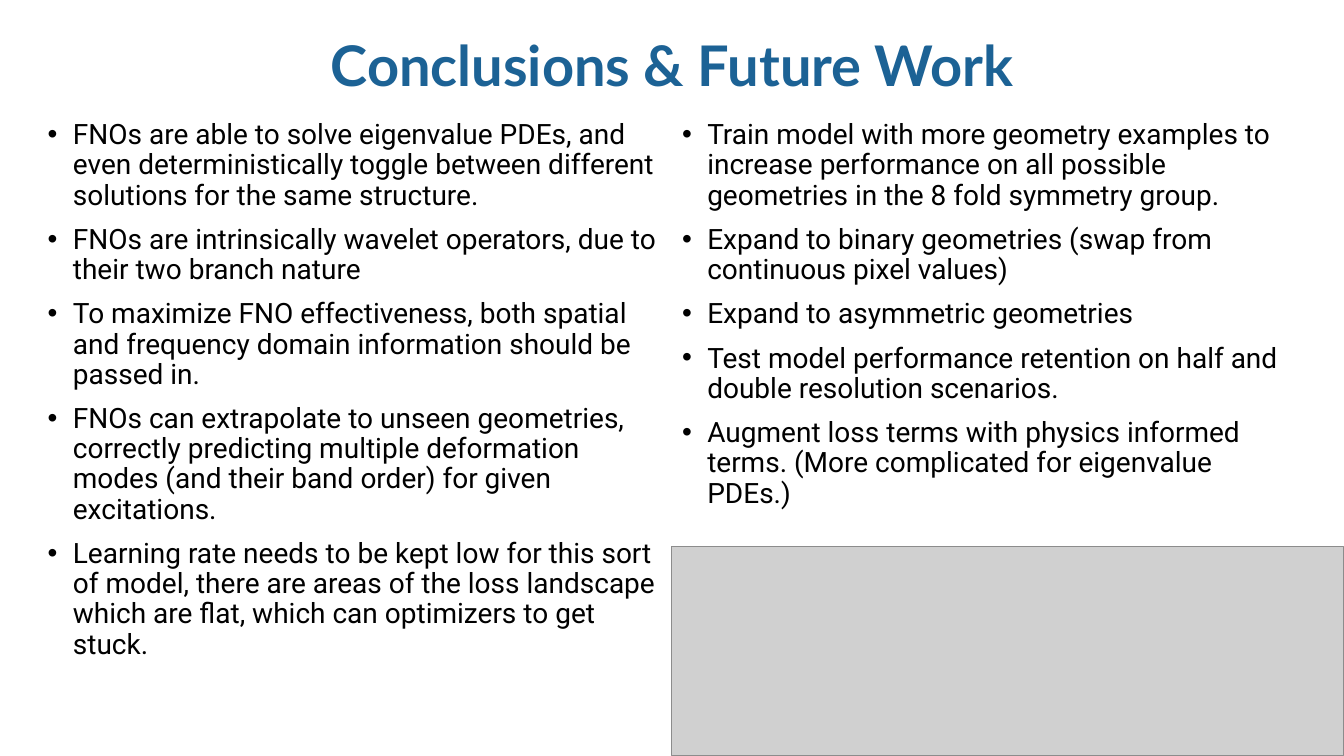
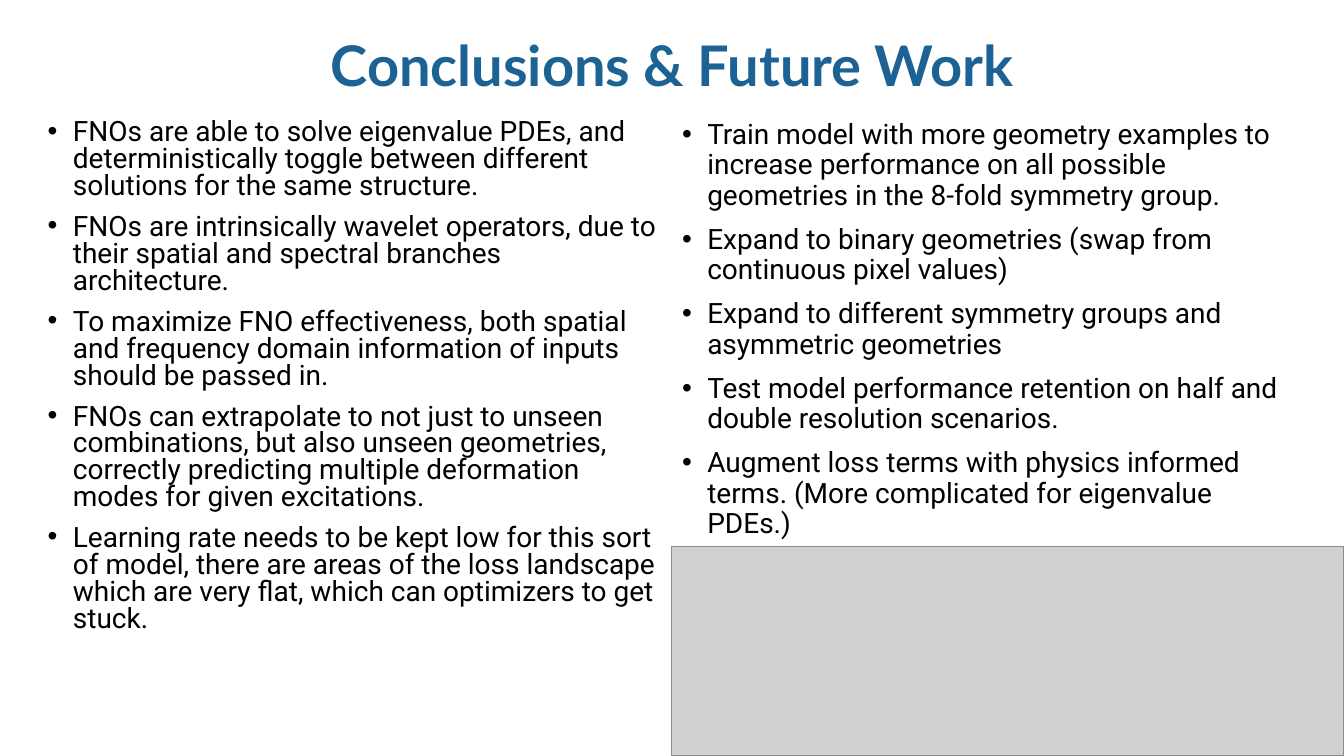
Before and after one commit to trutheresy/NO-2D-Metamaterials, a slide deck: slide 13 of NO_2D_metamaterials_talk.pptx. Drawn at 1344x756 pixels with LibreOffice and Linux fonts; fonts in the diff are those of the drawing; grey boxes stand for pictures; background and template pictures are left out. Boxes give left, top, right and bottom in pixels: in the first picture for what was removed or moved away, otherwise in the second. Text is boxed around its words. In the diff, an @@ line names an element or a change of style, - is before the commit and + after.

```diff
--- a/NO_2D_metamaterials_talk.pptx
+++ b/NO_2D_metamaterials_talk.pptx
@@ text at (x1=73, y1=120, x2=656, y2=629): text changed @@
-• FNOs are able to solve eigenvalue PDEs, and even deterministically toggle between different solutions for the same structure.
-• FNOs are intrinsically wavelet operators, due to their two branch nature
-• To maximize FNO effectiveness, both spatial and frequency domain information should be passed in.
-• FNOs can extrapolate to unseen geometries, correctly predicting multiple deformation modes (and their band order) for given excitations.
-• Learning rate needs to be kept low for this sort of model, there are areas of the loss landscape which are flat, which can optimizers to get stuck.
+• FNOs are able to solve eigenvalue PDEs, and deterministically toggle between different solutions for the same structure.
+• FNOs are intrinsically wavelet operators, due to their spatial and spectral branches architecture.
+• To maximize FNO effectiveness, both spatial and frequency domain information of inputs should be passed in.
+• FNOs can extrapolate to not just to unseen combinations, but also unseen geometries, correctly predicting multiple deformation modes for given excitations.
+• Learning rate needs to be kept low for this sort of model, there are areas of the loss landscape which are very flat, which can optimizers to get stuck.
@@ text at (x1=707, y1=123, x2=1270, y2=211): text changed @@
-• Train model with more geometry examples to increase performance on all possible geometries in the 8 fold symmetry group.
+• Train model with more geometry examples to increase performance on all possible geometries in the 8-fold symmetry group.
@@ text at (x1=707, y1=301, x2=1221, y2=360): text changed @@
-• Expand to asymmetric geometries
+• Expand to different symmetry groups and asymmetric geometries
```
Also in this commit, not shown: 9 other slides changed.
